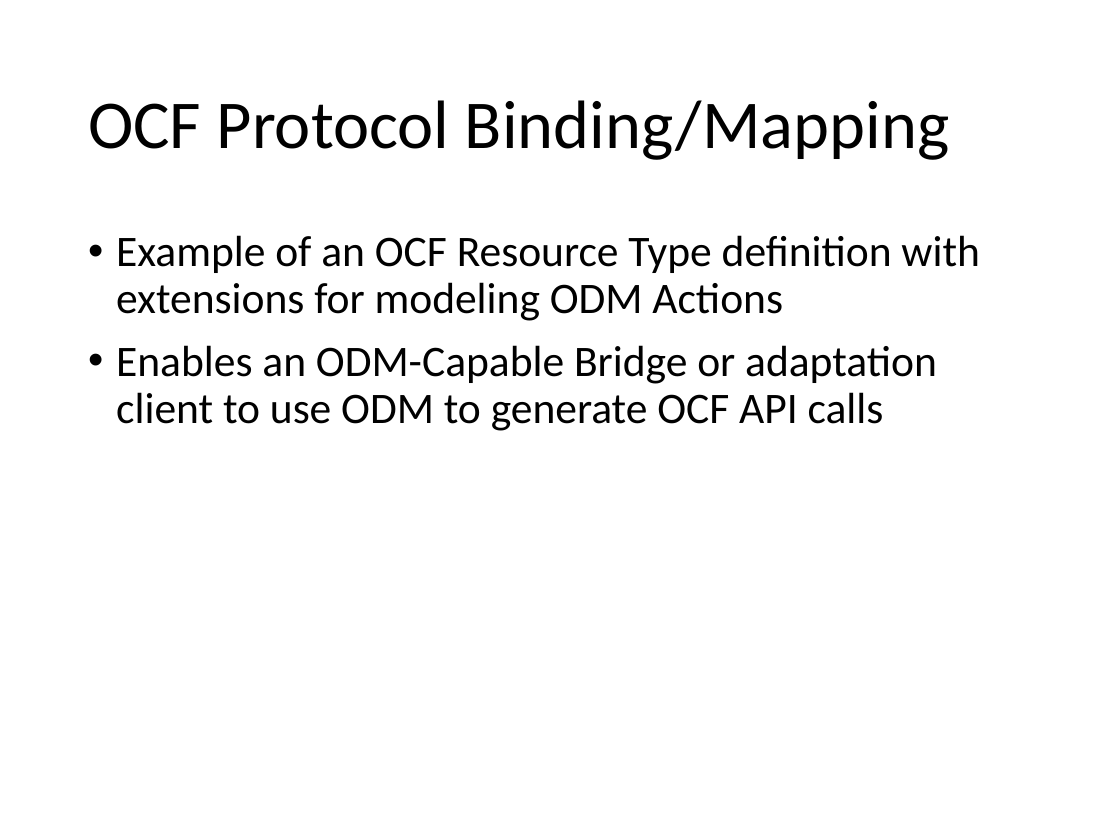
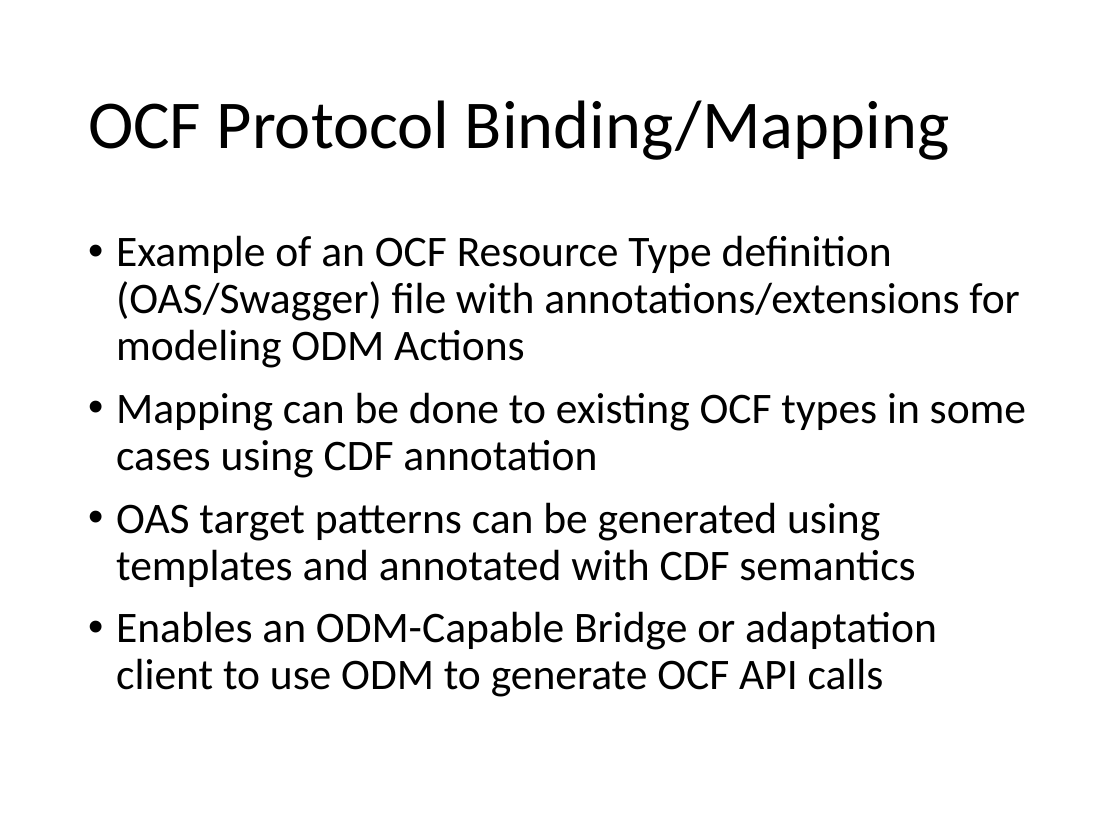
Before and after one commit to mjkoster/ODM-Examples, a slide deck: slide 23 of ODM-CDF.pptx. Drawn at 1120x840 pixels with LibreOffice and Linux fonts; fonts in the diff are those of the drawing. Boxes give left, top, right and bottom in pixels: in the first picture for what was removed or moved away, otherwise in the second. Text is boxed around its words. In the diff, an @@ line names an element or a change of style, - is before the commit and + after.

Commit message:
Update slides
Add OCF protocol binding explanation

```diff
--- a/ODM-CDF.pptx
+++ b/ODM-CDF.pptx
@@ text at (116, 235, 1026, 587): text changed @@
-• Example of an OCF Resource Type definition with extensions for modeling ODM Actions
+• Example of an OCF Resource Type definition (OAS/Swagger) file with annotations/extensions for modeling ODM Actions
+• Mapping can be done to existing OCF types in some cases using CDF annotation
+• OAS target patterns can be generated using templates and annotated with CDF semantics
```
Also in this commit, not shown: 1 other slide changed, 1 slide added, 1 other file.
